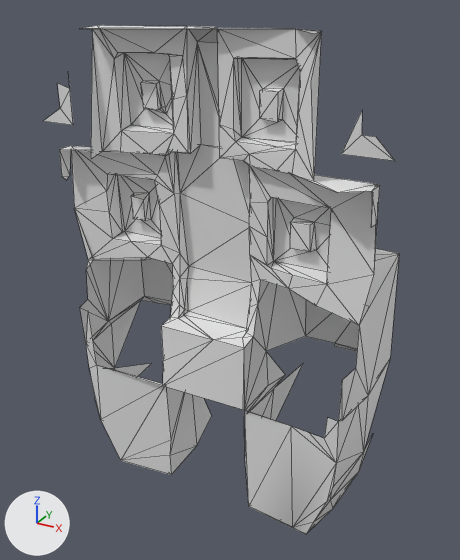
Two versions of the OBJ model src/main/resources/assets/kn8/meshes/trichonephila/head.obj, one commit apart.
The view is the same before and after, from a 50 mm lens placed at (0.76, -0.019, 1.506), pointed at (0.006, 1.352, 0.821). Arrows for +X, +Y and +Z are at lower left; the lights stay in place. The older version comes first. Mesh edges are drawn as thin lines. Where no turn or scale is listed for an object, it has been applied to the vertices. Vertices at exactly the same position are counted once.

Objects in the first picture: 'head'.
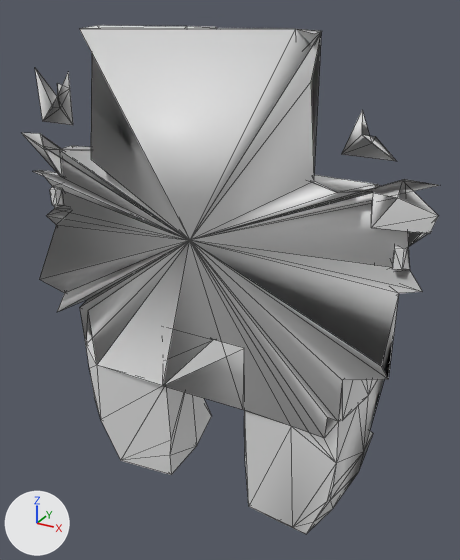
Changed parts and their boxes [x1, y1, x2, y2] in the pictures (460 x 560 px):
'head', reshaped (17% wider): before [44, 25, 399, 534]; after [22, 25, 439, 534]
part 1 of me_head, added: after [22, 29, 439, 450]

The change, as a diff of the scene's bpy script:
```diff
--- a/src/main/resources/assets/kn8/meshes/trichonephila/head.obj.py
+++ b/src/main/resources/assets/kn8/meshes/trichonephila/head.obj.py
@@ me_head @@
 # used by ob_head; location = (0.0, 0.0, 0.0)
-me_head.from_pydata(...)  # 294 vertices, 501 faces; spans x -0.459..0.451, y 1.173..1.546, z 0.182..1.455
+me_head.from_pydata(...)  # 348 vertices, 679 faces; spans x -0.547..0.544, y 1.147..1.546, z 0.182..1.455
+# me_head part 1
+# 54 vertices are added at x -0.547..0.544, y 1.147..1.469, z 0.459..1.356
+# 178 new faces join them
```
